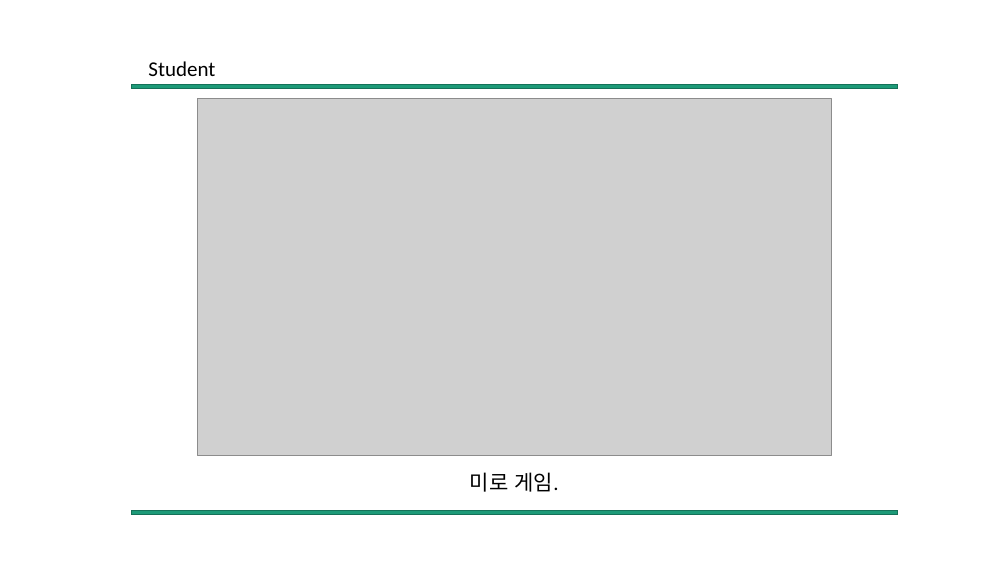
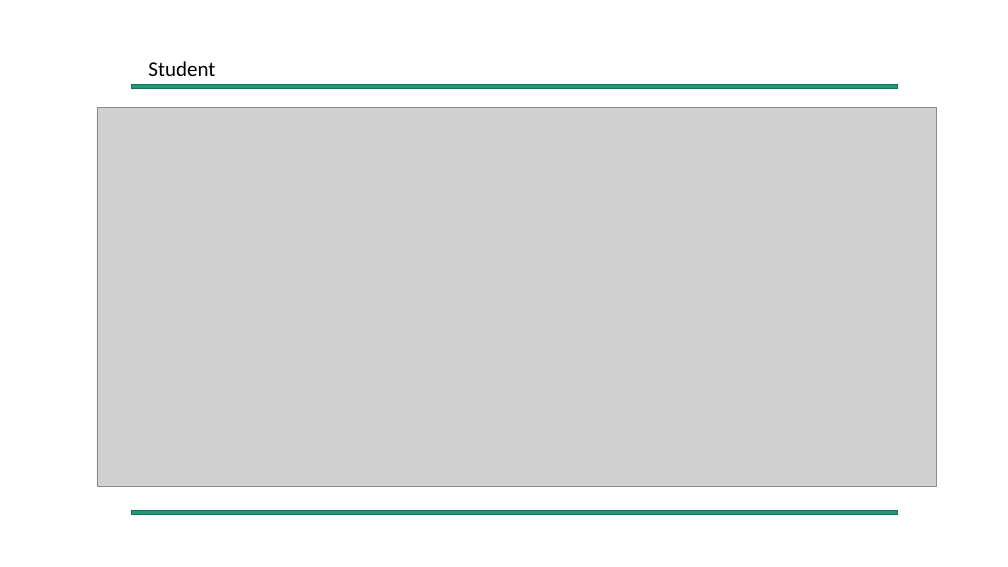
Before and after one commit to Mikusnuz/MyPractice, a slide deck: slide 11 of Study/12. Blockly.pptx. Drawn at 1008x567 pixels with LibreOffice and Linux fonts; fonts in the diff are those of the drawing; grey boxes stand for pictures. Boxes give left, top, right and bottom in pixels: in the first picture for what was removed or moved away, otherwise in the second. Text is boxed around its words. In the diff, an @@ line names an element or a change of style, - is before the commit and + after.

```diff
--- a/Study/12. Blockly.pptx
+++ b/Study/12. Blockly.pptx
@@ picture: place and size @@
-picture at (197, 98, 831, 455)
+picture at (97, 108, 936, 487)
@@ text removed at (470, 472, 559, 492) @@
-미로 게임.
```
Also in this commit, not shown: 2 other slides changed, 3 other files.
